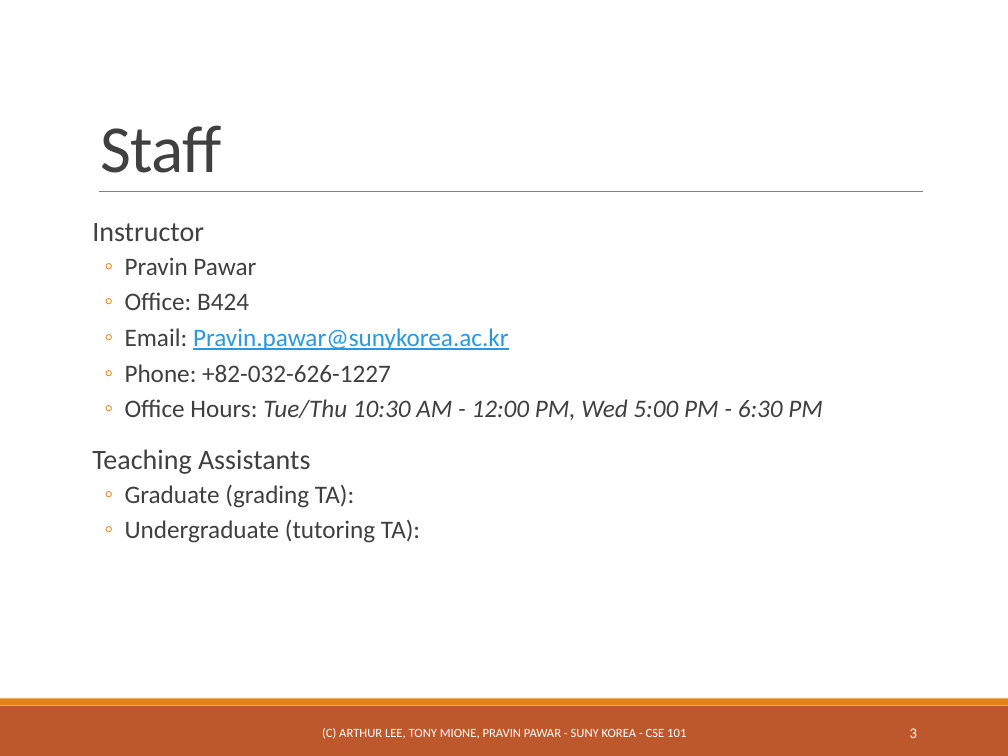
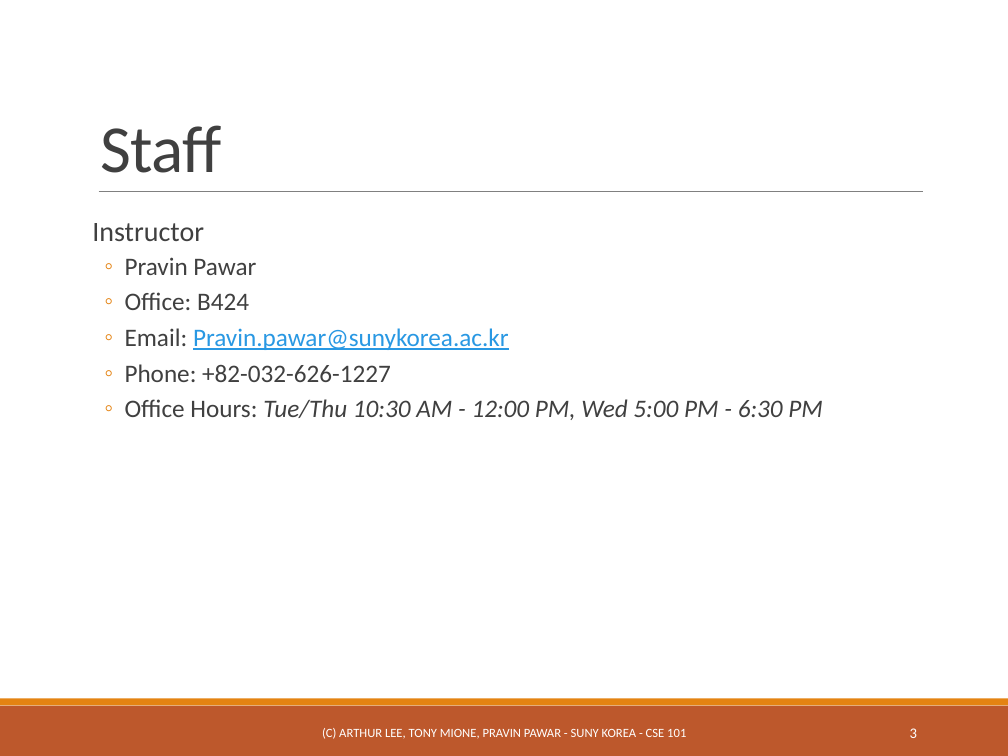
Before and after one commit to ppawar/ppawar.github.io, a slide deck: slide 3 of CSE101-S19/Slides/PPT/CSE101_Lec0.pptx. Drawn at 1008x756 pixels with LibreOffice and Linux fonts; fonts in the diff are those of the drawing. Boxes give left, top, right and bottom in pixels: in the first picture for what was removed or moved away, otherwise in the second. Text is boxed around its words. In the diff, an @@ line names an element or a change of style, - is before the commit and + after.

```diff
--- a/CSE101-S19/Slides/PPT/CSE101_Lec0.pptx
+++ b/CSE101-S19/Slides/PPT/CSE101_Lec0.pptx
@@ text at (92,449,420,543): paragraphs removed @@
-  Teaching Assistants
-  ◦ Graduate (grading TA):
-  ◦ Undergraduate (tutoring TA):
```
Also in this commit, not shown: 4 other slides changed, 2 slides added, 26 other files.
